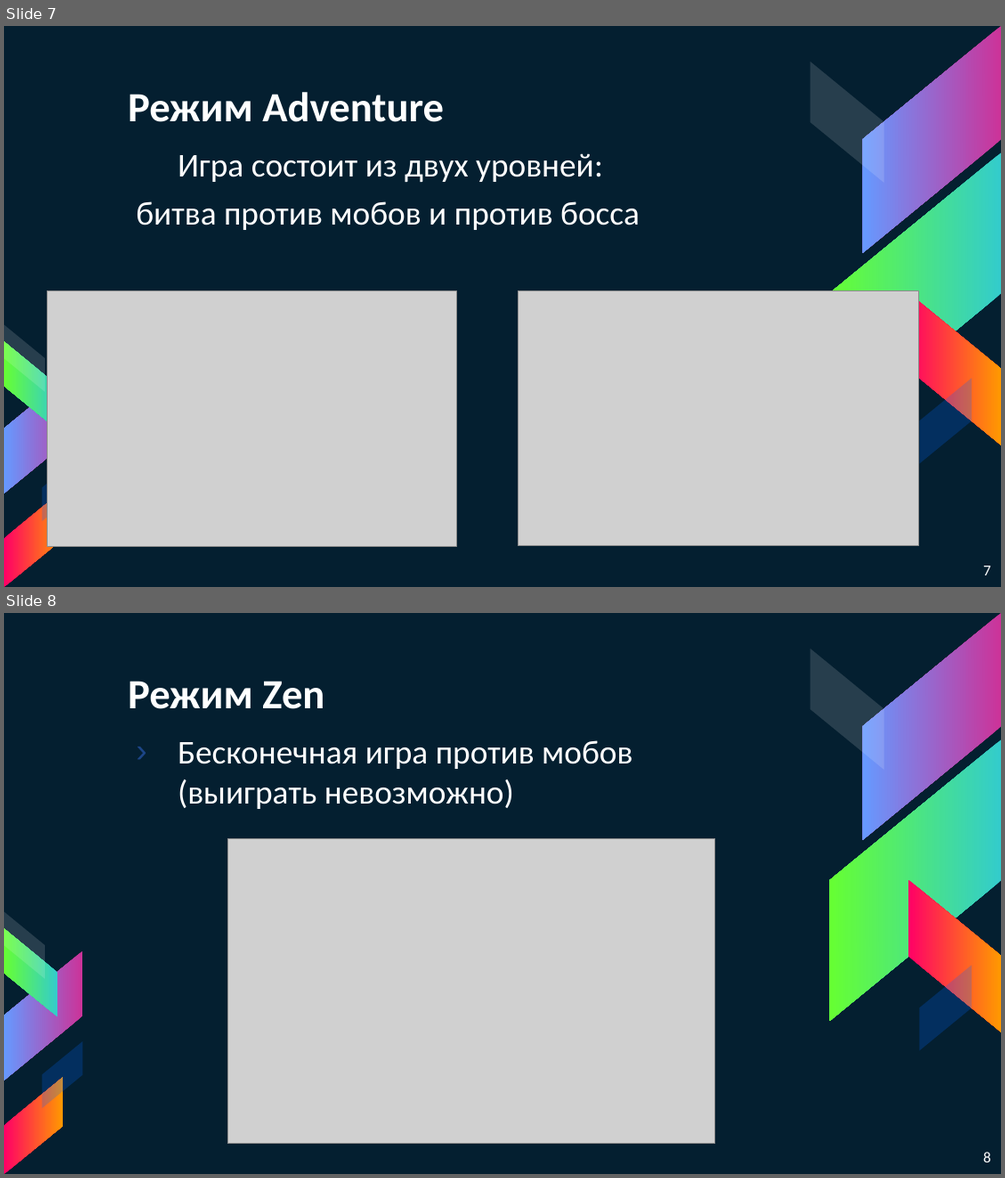
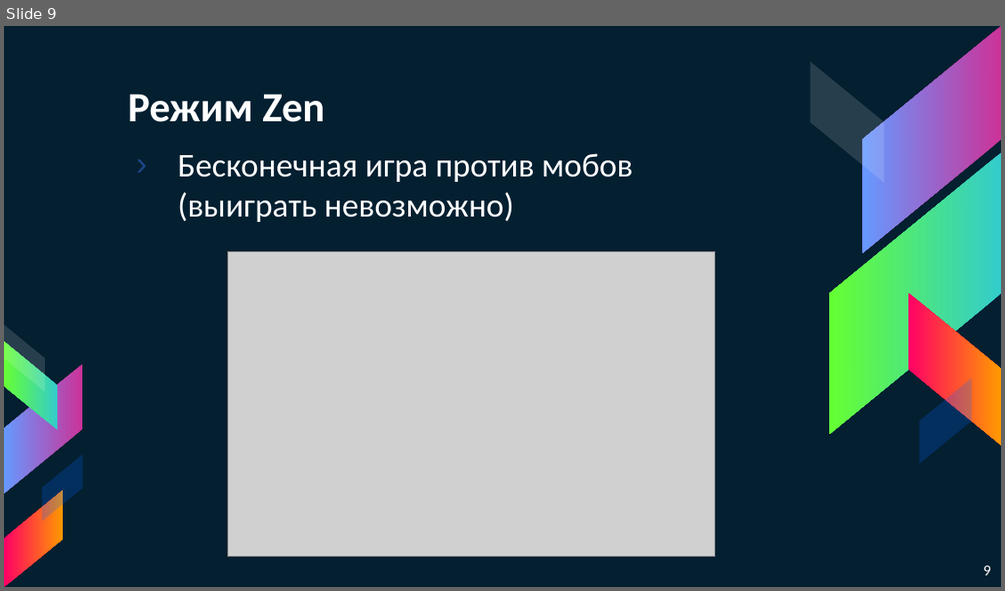
Before and after one commit to RomanRodionov/TheGame, a slide deck: Presentation.pptx. Shown one above the other, each under a label of ours: slides 7 and 8 before the commit, slide 9 after it. The pictures are 1005x1178 and 1005x591 pixels, drawn with LibreOffice and Linux fonts; fonts in the diff are those of the drawing; grey boxes stand for pictures. Boxes give left, top, right and bottom in pixels: in the first picture for what was removed or moved away, otherwise in the second. Text is boxed around its words. In the diff, an @@ line names an element or a change of style, - is before the commit and + after.

```diff
--- a/Presentation.pptx
+++ b/Presentation.pptx
@@ slide 7 removed at box(4, 26, 1001, 587), background #041F30; not listed: 10 template elements that a slide beside it also shows @@
@@ title removed at box(128, 92, 444, 122) @@
-Режим Adventure
@@ text removed at box(136, 153, 639, 230) @@
-Игра состоит из двух уровней:
-битва против мобов и против босса
@@ picture removed at box(47, 291, 456, 548) @@
@@ picture removed at box(518, 291, 919, 547) @@
@@ page number removed at box(983, 565, 991, 575) @@
-7
@@ what was slide 8 is now slide 9 @@
@@ page number at box(983, 565, 991, 575): text changed @@
-8
+9
```
Also in this commit, not shown: 5 slides changed, 5 slides added, 4 other slides removed, 4 other files.
